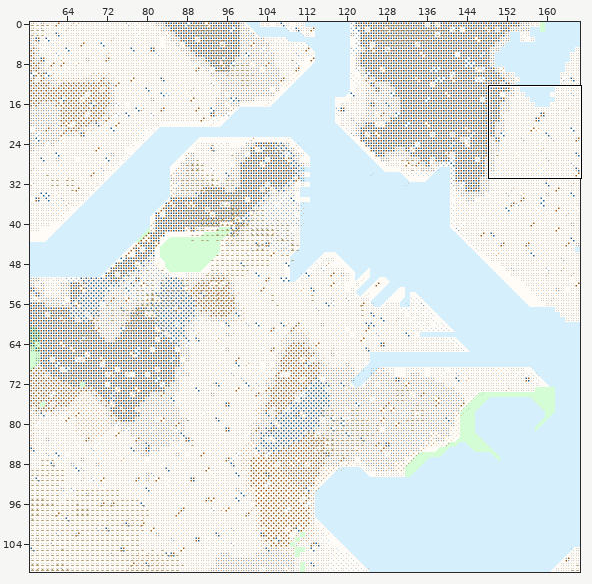
Two states of a Tiled map, Maps/hd/boston-hd.tmx. Above, an overview of the earlier version with the close-up marked.
Close-up. Before the edit:
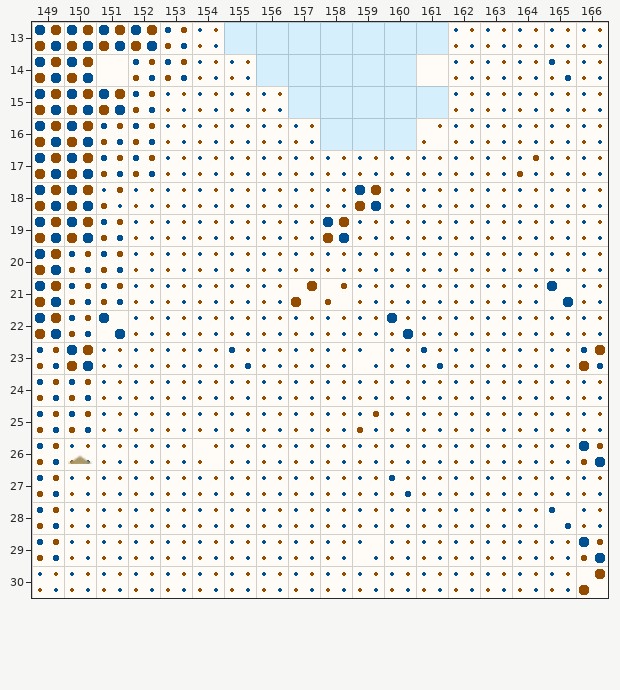
Cells are 32x32 px. Shown: x 149..166, y 13..30. The commit also changed other parts of the map, which this record leaves out.
The result:
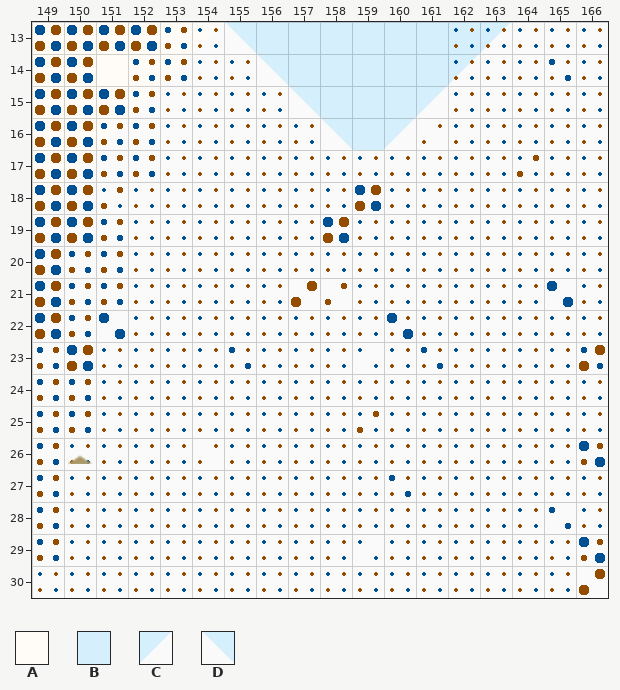
Key: from "Landform": A 0, B 1, C 20, D 21.
_ is an empty cell, . an unchanged one.
The exact change:
--- layer "Land"
@@ x 155..163 @@
-13 B......AA
-14 .B....AA.
-15 ..B...B..
-16 ...B.B...
+13 D......BC
+14 .D....BC.
+15 ..D...C..
+16 ...D.C...
